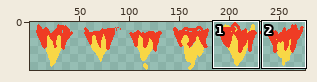
One commit to this sprite sheet: balloon_fire.png. Above: a wide view before the commit, with the close-up outlined.
Close-up. Before the edit:
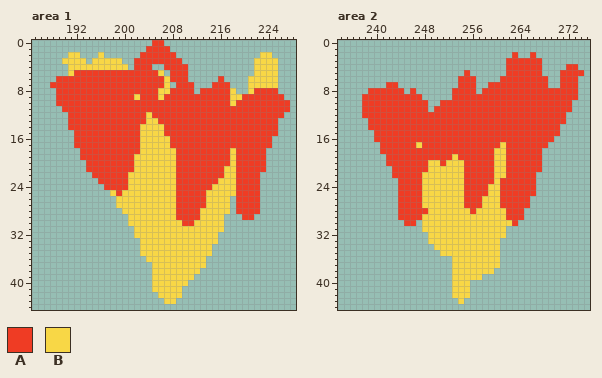
The file is 276x48 pixels. Pixels under 10% opacity are left out. Colours within 5 levels of each other are drawn and written as one. Shown: area 1: x 185..228, y 0..44; area 2: x 234..275, y 0..44. The wide view leaves out empty margins. The commit also changed other parts of the picture, which this record leaves out.
Palette (. is transparent): A #ef3c24  B #f8d746
Pixels before, area 1, first column x 188:
 0 .................AA.....................
 1 ................AAAA....................
 2 ...BB...B......AAAAAA..............BB...
 3 ..BBBB.BBBBB..AAAAAAAA............BBBB..
 4 ...BBBBBBBBBB.AAA..AAAA...........BBBB..
 5 ...BAAAAAAAAAAAAAAB.AAA...........BBBB..
 6 .AAAAAAAAAAAAAAAAAABAAA.....A....BBBBB..
 7 AAAAAAAAAAAAAAAAAAAB.AAA...AAA...BBBBB..
 8 .AAAAAAAAAAAAAAAAABBAAAA.AAAAAB..BAAAA..
 9 .AAAAAAAAAAAAABAAABAAAAAAAAAAABBAAAAAAA.
10 .AAAAAAAAAAAAAAAAAAAAAAAAAAAAABAAAAAAAAA
11 ..AAAAAAAAAAAAAAAAAAAAAAAAAAAAAAAAAAAAAA
12 ...AAAAAAAAAAAAABAAAAAAAAAAAAAAAAAAAAAA.
13 ...AAAAAAAAAAAAABBAAAAAAAAAAAAAAAAAAAA..
14 ...AAAAAAAAAAAABBBBAAAAAAAAAAAAAAAAAAA..
15 ....AAAAAAAAAAABBBBAAAAAAAAAAAAAAAAAAA..
16 ....AAAAAAAAAAABBBBBAAAAAAAAAAAAAAAAA...
17 ....AAAAAAAAAAABBBBBAAAAAAAAAAAAAAAAA...
18 .....AAAAAAAAAABBBBBBAAAAAAAAABAAAAA....
19 .....AAAAAAAAABBBBBBBAAAAAAAAABAAAAA....
20 ......AAAAAAAABBBBBBBAAAAAAAAABAAAAA....
21 ......AAAAAAAABBBBBBBAAAAAAAABBAAAAA....
22 .......AAAAAABBBBBBBBAAAAAAAABBAAAA.....
23 ........AAAAABBBBBBBBAAAAAAABBBAAAA.....
24 .........AAAABBBBBBBBAAAAAABBBBAAAA.....
25 ..........BABBBBBBBBBAAAAABBBBBAAAA.....
26 ...........BBBBBBBBBBAAAAABBBB.AAAA.....
27 ...........BBBBBBBBBBAAAAABBBB.AAAA.....
28 ............BBBBBBBBBAAAABBBBB.AAAA.....
29 .............BBBBBBBBAAAABBBB...AA......
30 .............BBBBBBBBBAABBBBB...........
31 ..............BBBBBBBBBBBBBBB...........
32 ..............BBBBBBBBBBBBBB............
33 ...............BBBBBBBBBBBBB............
34 ...............BBBBBBBBBBBB.............
35 ...............BBBBBBBBBBBB.............
36 ................BBBBBBBBBB..............
37 .................BBBBBBBBB..............
38 .................BBBBBBBB...............
39 .................BBBBBBB................
40 .................BBBBBB.................
41 .................BBBBB..................
42 ..................BBBB..................
43 ...................BB...................
Pixels before, area 2, first column x 238:
 2 .........................A..A........
 3 ........................AAAAAA.......
 4 ........................AAAAAA....AA.
 5 .................A......AAAAAA...AAAA
 6 ................AAA....AAAAAAAA..AAA.
 7 ....AA..........AAA..AAAAAAAAAA..AAA.
 8 .AAAAAA.A......AAAA.AAAAAAAAAAAAAAAA.
 9 AAAAAAAAAA.....AAAAAAAAAAAAAAAAAAAAA.
10 AAAAAAAAAAA..AAAAAAAAAAAAAAAAAAAAAA..
11 AAAAAAAAAAA.AAAAAAAAAAAAAAAAAAAAAAA..
12 AAAAAAAAAAAAAAAAAAAAAAAAAAAAAAAAAA...
13 .AAAAAAAAAAAAAAAAAAAAAAAAAAAAAAAAA...
14 .AAAAAAAAAAAAAAAAAAAAAAAAAAAAAAAA....
15 ..AAAAAAAAAAAAAAAAAAAAAAAAAAAAAAA....
16 ..AAAAAAAAAAAAAAAAAAAAAAAAAAAAAA.....
17 ...AAAAAABAAAAAAAAAAAAABAAAAAAA......
18 ...AAAAAAAAAAAAAAAAAAABBAAAAAA.......
19 ....AAAAAAAAAAABAAAAAABBAAAAAA.......
20 ....AAAAAAABBABBBAAAAABBAAAAAA.......
21 .....AAAAAABBBBBBAAAAABBAAAAAA.......
22 .....AAAAABBBBBBBAAAAABBAAAAA........
23 ......AAAABBBBBBBAAAAABAAAAAA........
24 ......AAAABBBBBBBAAAABBAAAAAA........
25 ......AAAABBBBBBBAAAABBAAAAAA........
26 ......AAAABBBBBBBAAABBBAAAAA.........
27 ......AAAABBBBBBBAAABBBAAAAA.........
28 ......AAAAABBBBBBBABBBBBAAA..........
29 ......AAAABBBBBBBBBBBBBBAAA..........
30 .......AA.BBBBBBBBBBBBBBBA...........
31 ..........BBBBBBBBBBBBBB.............
32 ...........BBBBBBBBBBBBB.............
33 ...........BBBBBBBBBBBB..............
34 ............BBBBBBBBBBB..............
35 .............BBBBBBBBBB..............
36 ...............BBBBBBBB..............
37 ...............BBBBBBBB..............
38 ...............BBBBBBB...............
39 ...............BBBBB.................
40 ...............BBB...................
41 ...............BBB...................
42 ...............BBB...................
43 ................B....................
Now the later version:
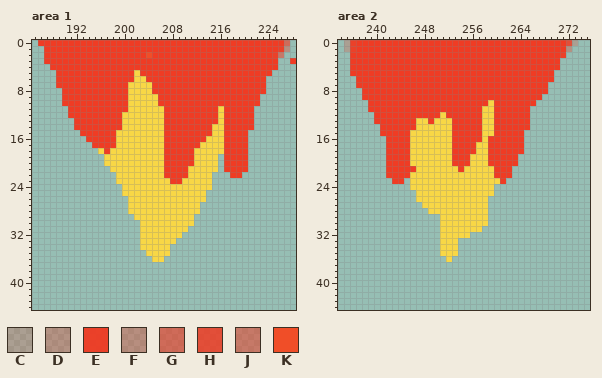
Colours new in this view: C #ee3c223c  D #ed3b2456  E #ee3c24f6  F #ef3c235e  G #ef3c24a2  H #ef3c24da  J #f03c2487  K #f04e28
The edit:
Area 1:
y 0: x 186..204 ................... -> AAAAAAAAAAAAAAAAAAA; x 207..227 ..................... -> AAAAAAAAAAAAAAAAAAAAG
y 1: x 187..203 ................. -> AAAAAAAAAAAAAAAAA; x 208..227 .................... -> AAAAAAAAAAAAAAAAAAEF
y 2: x 187..202 ....BB...B...... -> AAAAAAAAAAAAAAAA; x 204 A -> K; x 209..226 ..............BB.. -> AAAAAAAAAAAAAAAAEJ
y 3: x 187..201 ...BBBB.BBBBB.. -> AAAAAAAAAAAAAAA; x 210..225 ............BBBB -> AAAAAAAAAAAAAAAA; x 228 . -> A
y 4: x 188..201 ...BBBBBBBBBB. -> AAAAAAAAAAAAAA; x 205..206 .. -> AA; x 211..225 ...........BBBB -> AAAAAAAAAAAAAAA
y 5: x 189..191 ..B -> AAA; x 202 A -> B; x 206..207 B. -> AA; x 211..225 ...........BBBB -> AAAAAAAAAAAAAA.
y 6: x 202..203 AA -> BB; x 207 B -> A; x 211..215 ..... -> AAAAA; x 217..225 ....BBBBB -> AAAAAAA..
y 7: x 188 A -> .; x 201..204 AAAA -> BBBB; x 207..208 B. -> AA; x 212..214 ... -> AAA; x 218..225 ...BBBBB -> AAAAAA..
y 8: x 189 A -> .; x 201..204 AAAA -> BBBB; x 206..207 BB -> AA; x 212 . -> A; x 218..221 B..B -> AAAA; x 224..225 AA -> ..
y 9: x 189 A -> .; x 201 A -> B; x 203..206 AAAB -> BBBA; x 218..219 BB -> AA; x 223..226 AAAA -> ....
y 10: x 189 A -> .; x 201..205 AAAAA -> BBBBB; x 218 B -> A; x 223..227 AAAAA -> .....
y 11: x 190 A -> .; x 201..206 AAAAAA -> BBBBBB; x 216 A -> B; x 222..227 AAAAAA -> ......
y 12: x 200..203 AAAA -> BBBB; x 205..206 AA -> BB; x 216 A -> B; x 222..226 AAAAA -> .....
y 13: x 191 A -> .; x 200..203 AAAA -> BBBB; x 206 A -> B; x 216 A -> B; x 222..225 AAAA -> ....
y 14: x 191 A -> .; x 200..202 AAA -> BBB; x 215..216 AA -> BB; x 222..225 AAAA -> ....
y 15: x 192 A -> .; x 199..202 AAAA -> BBBB; x 215..216 AA -> BB; x 221..225 AAAAA -> .....
y 16: x 192..193 AA -> ..; x 199..202 AAAA -> BBBB; x 207 B -> A; x 214..216 AAA -> BBB; x 221..224 AAAA -> ....
y 17: x 192..194 AAA -> ...; x 199..202 AAAA -> BBBB; x 207 B -> A; x 213..216 AAAA -> BBBB; x 221..224 AAAA -> ....
y 18: x 193..196 AAAA -> ...B; x 198..202 AAAAA -> BBBBB; x 207..208 BB -> AA; x 212..216 AAAAA -> BBBBB; x 218 B -> A; x 221..223 AAA -> ...
y 19: x 193..201 AAAAAAAAA -> ....BBBBB; x 207..208 BB -> AA; x 212..216 AAAAA -> BBBB.; x 218 B -> A; x 221..223 AAA -> ...
y 20: x 194..201 AAAAAAAA -> ...BBBBB; x 207..208 BB -> AA; x 212..216 AAAAA -> BBBB.; x 218 B -> A; x 221..223 AAA -> ...
y 21: x 194..201 AAAAAAAA -> ....BBBB; x 207..208 BB -> AA; x 211..218 AAAAAABB -> BBBBB.AA; x 221..223 AAA -> ...
y 22: x 195..200 AAAAAA -> ....BB; x 207..208 BB -> AA; x 211..218 AAAAAABB -> BBBB...A; x 220..222 AAA -> ...
y 23: x 196..200 AAAAA -> ...BB; x 208 B -> A; x 210..222 AAAAAABBBAAAA -> BBBBB........
y 24: x 197..200 AAAA -> ...B; x 209..222 AAAAAABBBBAAAA -> BBBBBB........
y 25: x 198..199 BA -> ..; x 209..222 AAAAABBBBBAAAA -> BBBBB.........
y 26: x 199..200 BB -> ..; x 209..217 AAAAABBBB -> BBBBB....; x 219..222 AAAA -> ....
y 27: x 199..200 BB -> ..; x 209..217 AAAAABBBB -> BBBB.....; x 219..222 AAAA -> ....
y 28: x 200 B -> .; x 209..217 AAAABBBBB -> BBBB.....; x 219..222 AAAA -> ....
y 29: x 201 B -> .; x 209..216 AAAABBBB -> BBB.....; x 220..221 AA -> ..
y 30: x 201..202 BB -> ..; x 210..216 AABBBBB -> BB.....
y 31: x 202 B -> .; x 211..216 BBBBBB -> ......
y 32: x 202 B -> .; x 210..215 BBBBBB -> ......
y 33: x 209..215 BBBBBBB -> .......
y 34: x 208..214 BBBBBBB -> .......
y 35: x 203 B -> .; x 208..214 BBBBBBB -> .......
y 36: x 204 B -> .; x 207..213 BBBBBBB -> .......
y 37: x 205..213 BBBBBBBBB -> .........
y 38: x 205..212 BBBBBBBB -> ........
y 39: x 205..211 BBBBBBB -> .......
y 40: x 205..210 BBBBBB -> ......
y 41: x 205..209 BBBBB -> .....
y 42: x 206..209 BBBB -> ....
y 43: x 207..208 BB -> ..
Area 2:
y 0: x 235..273 ....................................... -> CEAAAAAAAAAAAAAAAAAAAAAAAAAAAAAAAAAAAHC
y 1: x 235..272 ...................................... -> CEAAAAAAAAAAAAAAAAAAAAAAAAAAAAAAAAAAAD
y 2: x 236..262 ........................... -> AAAAAAAAAAAAAAAAAAAAAAAAAAA; x 264..265 .. -> AA; x 267..271 ..... -> AAAAE
y 3: x 236..261 .......................... -> AAAAAAAAAAAAAAAAAAAAAAAAAA; x 268..270 ... -> AAA
y 4: x 236..261 .......................... -> AAAAAAAAAAAAAAAAAAAAAAAAAA; x 268..270 ... -> AAA; x 272..273 AA -> ..
y 5: x 236..254 ................... -> AAAAAAAAAAAAAAAAAAA; x 256..261 ...... -> AAAAAA; x 268..269 .. -> AA; x 271..274 AAAA -> ....
y 6: x 237..253 ................. -> AAAAAAAAAAAAAAAAA; x 257..260 .... -> AAAA; x 269 . -> A; x 271..273 AAA -> ...
y 7: x 237..241 ..... -> AAAAA; x 244..253 .......... -> AAAAAAAAAA; x 257..258 .. -> AA; x 271..273 AAA -> ...
y 8: x 238 . -> A; x 245 . -> A; x 247..252 ...... -> AAAAAA; x 257 . -> A; x 269..273 AAAAA -> .....
y 9: x 248..252 ..... -> AAAAA; x 268..273 AAAAAA -> ......
y 10: x 238 A -> .; x 249..250 .. -> AA; x 259 A -> B; x 267..272 AAAAAA -> ......
y 11: x 238 A -> .; x 249 . -> A; x 258..259 AA -> BB; x 266..272 AAAAAAA -> .......
y 12: x 238..239 AA -> ..; x 251 A -> B; x 258..259 AA -> BB; x 266..271 AAAAAA -> ......
y 13: x 239 A -> .; x 247..248 AA -> BB; x 250..252 AAA -> BBB; x 258..259 AA -> BB; x 266..271 AAAAAA -> ......
y 14: x 239..240 AA -> ..; x 247..252 AAAAAA -> BBBBBB; x 258..259 AA -> BB; x 266..270 AAAAA -> .....
y 15: x 240 A -> .; x 246..252 AAAAAAA -> BBBBBBB; x 258..259 AA -> BB; x 265..270 AAAAAA -> ......
y 16: x 240..241 AA -> ..; x 246..252 AAAAAAA -> BBBBBBB; x 258 A -> B; x 265..269 AAAAA -> .....
y 17: x 241 A -> .; x 246 A -> B; x 248..252 AAAAA -> BBBBB; x 257..258 AA -> BB; x 261 B -> A; x 265..268 AAAA -> ....
y 18: x 241 A -> .; x 246..252 AAAAAAA -> BBBBBBB; x 257..258 AA -> BB; x 260..261 BB -> AA; x 265..267 AAA -> ...
y 19: x 246..253 AAAAAAAB -> BBBBBBBA; x 256..258 AAA -> BBB; x 260..261 BB -> AA; x 264..267 AAAA -> ....
y 20: x 246..248 AAA -> BBB; x 251 A -> B; x 253..254 BB -> AA; x 256..258 AAA -> BBB; x 260..261 BB -> AA; x 264..267 AAAA -> ....
y 21: x 242 . -> A; x 247..248 AA -> BB; x 254..261 BAAAAABB -> ABBBBBAA; x 263..267 AAAAA -> .....
y 22: x 242 . -> A; x 246..247 AA -> BB; x 255..261 AAAAABB -> BBBBBAA; x 263..266 AAAA -> ....
y 23: x 243 . -> A; x 245..247 AAA -> .BB; x 255..259 AAAAA -> BBBBB; x 262..266 AAAAA -> .....
y 24: x 244..247 AAAA -> ..BB; x 255..258 AAAA -> BBBB; x 260..266 BAAAAAA -> .......
y 25: x 244..247 AAAA -> ...B; x 255..258 AAAA -> BBBB; x 260..266 BAAAAAA -> .......
y 26: x 244..247 AAAA -> ...B; x 255..257 AAA -> BBB; x 259..265 BBAAAAA -> .......
y 27: x 244..247 AAAA -> ....; x 255..257 AAA -> BBB; x 259..265 BBAAAAA -> .......
y 28: x 244..248 AAAAA -> .....; x 256 A -> B; x 259..264 BBBAAA -> ......
y 29: x 244..250 AAAABBB -> .......; x 259..264 BBBAAA -> ......
y 30: x 245..246 AA -> ..; x 248..250 BBB -> ...; x 259..263 BBBBA -> .....
y 31: x 248..250 BBB -> ...; x 258..261 BBBB -> ....
y 32: x 249..250 BB -> ..; x 256..261 BBBBBB -> ......
y 33: x 249..250 BB -> ..; x 254..260 BBBBBBB -> .......
y 34: x 250 B -> .; x 254..260 BBBBBBB -> .......
y 35: x 254..260 BBBBBBB -> .......
y 36: x 252..260 .BBBBBBBB -> B........
y 37: x 253..260 BBBBBBBB -> ........
y 38: x 253..259 BBBBBBB -> .......
y 39: x 253..257 BBBBB -> .....
y 40..42: x 253..255 BBB -> ...
y 43: x 254 B -> .
